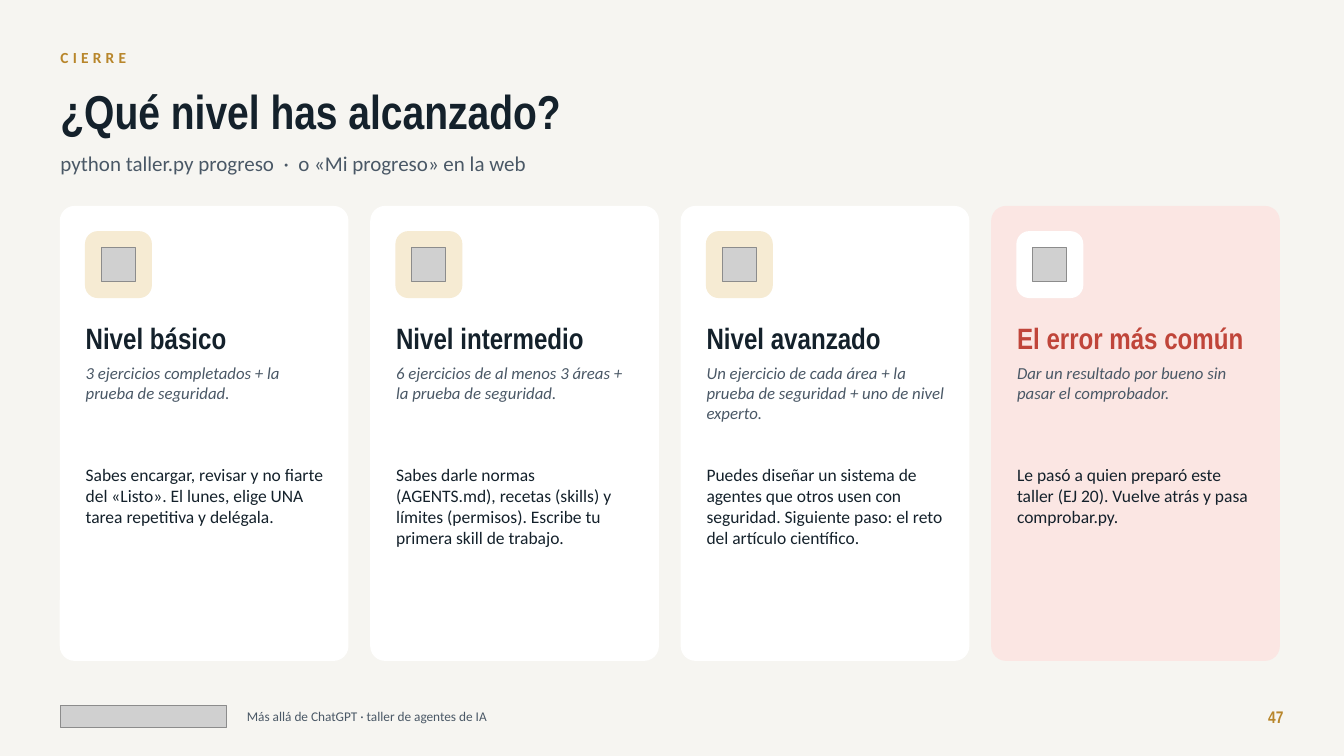
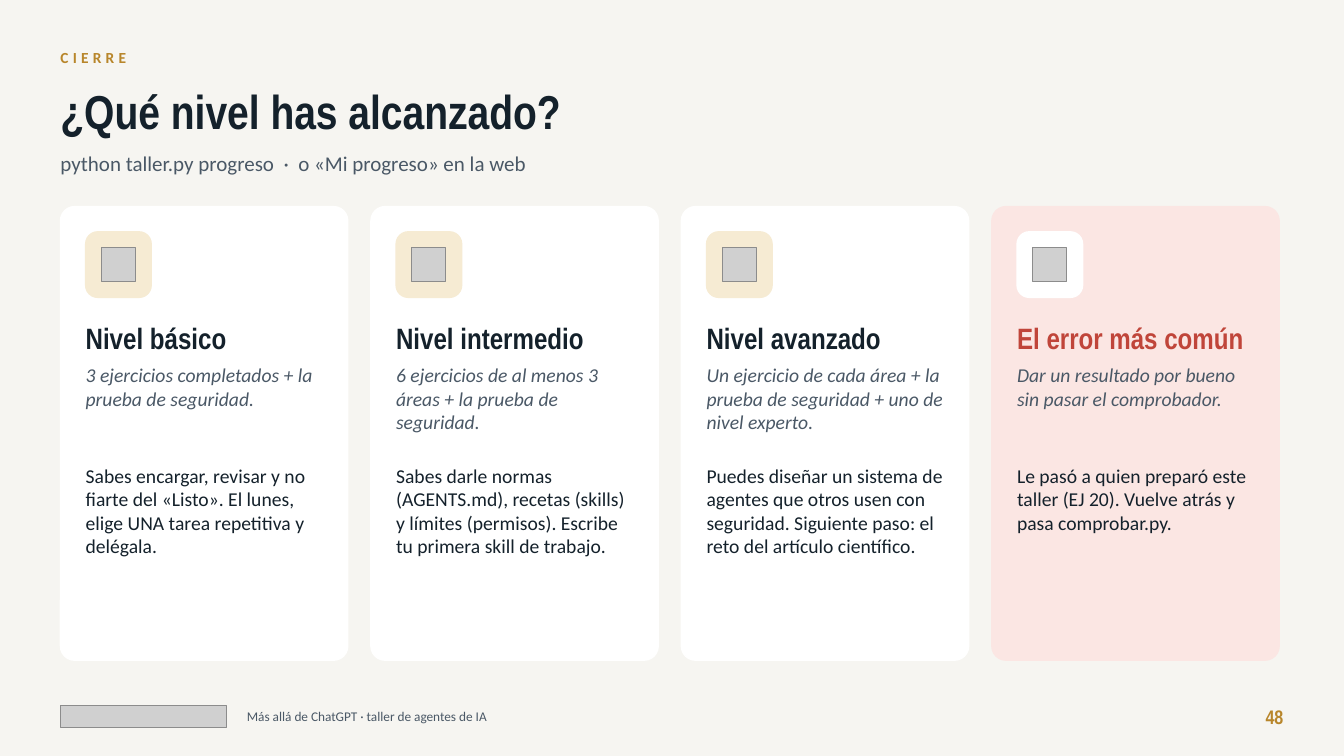
Before and after one commit to jlasherasTracasa/taller_semana_ia_2026, a slide deck: slide 48 of presentacion/taller-agentes-ia.pptx (slide 47 before the commit). Drawn at 1344x756 pixels with LibreOffice and Linux fonts; fonts in the diff are those of the drawing; grey boxes stand for pictures. Boxes give left, top, right and bottom in pixels: in the first picture for what was removed or moved away, otherwise in the second. Text is boxed around its words. In the diff, an @@ line names an element or a change of style, - is before the commit and + after.

```diff
--- a/presentacion/taller-agentes-ia.pptx
+++ b/presentacion/taller-agentes-ia.pptx
@@ size 12 to 14 pt in 4 elements at (86,368,313,410), (396,368,598,433), (707,368,942,432), (1017,368,1236,409) @@
@@ size 12.5 to 14 pt in 4 elements at (86,469,305,557), (396,469,625,557), (707,469,942,553), (1017,469,1246,533) @@
@@ text at (1266,710,1284,724): text changed; size 12 to 14 pt @@
-47
+48
```
Also in this commit, not shown: 53 other slides changed, 1 slide added, 2 other files.
